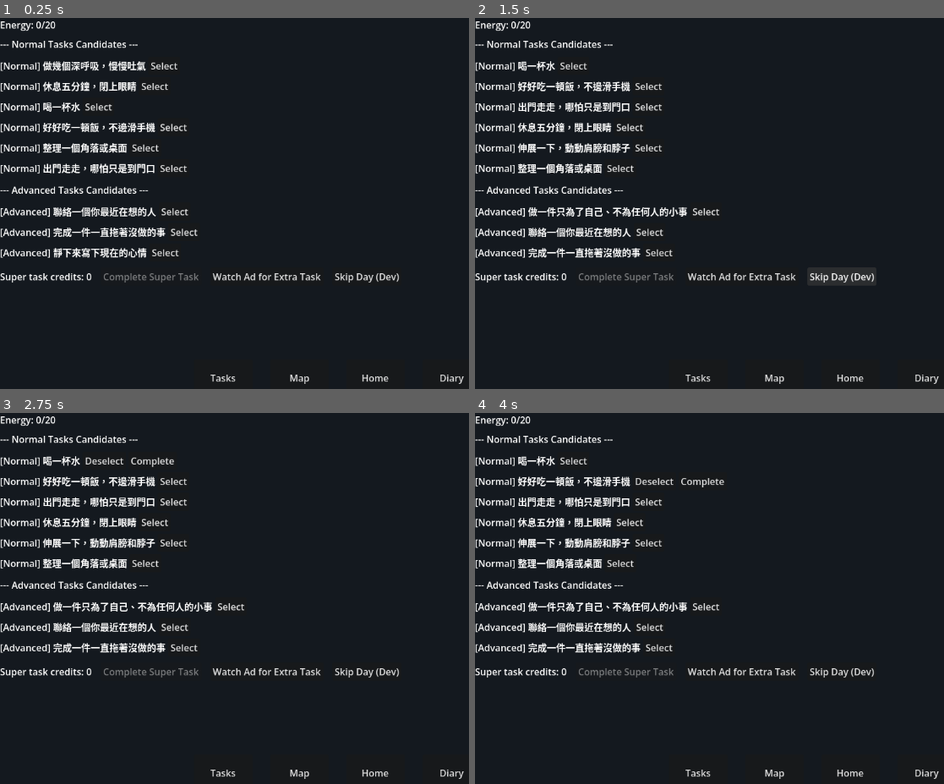
Above: before the commit, frames 1-4 (two rows, left to right).
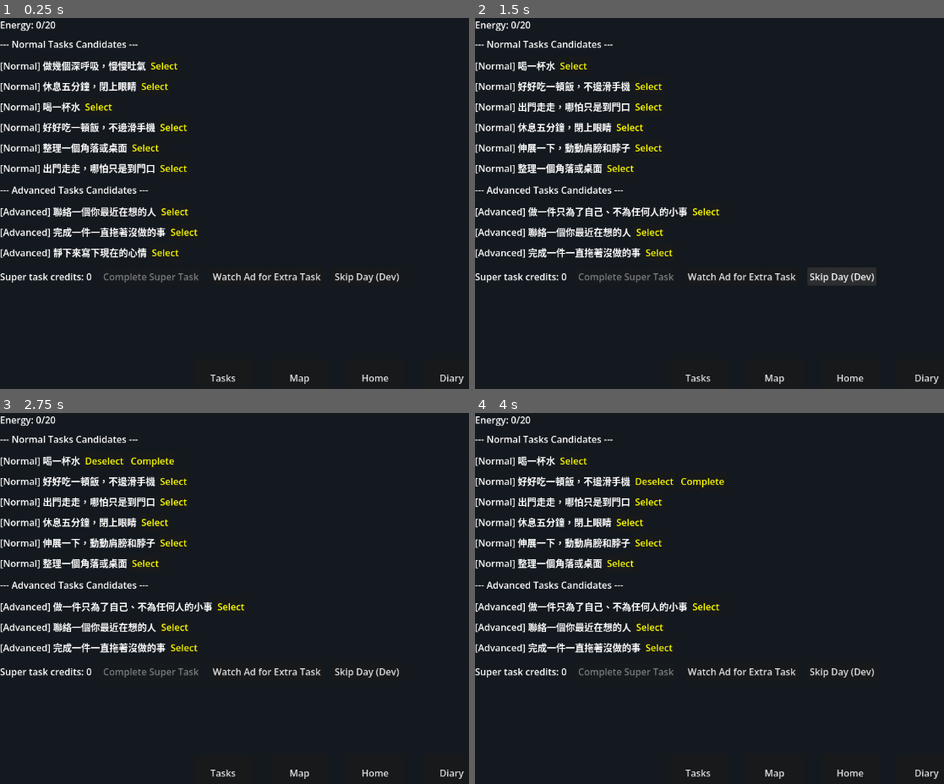
Above: after the commit, the same moments.

Repository: shellpig/Sparkote
Game: Godot game, scene res://scenes/main.tscn
Two runs of this game, one before a commit and one after it. Both use one fixed random seed, a clock stepped at 60 frames per second and the inputs below.
Inputs:
- Up to frame 1 (0.25 s): no input
- Up to frame 2 (1.5 s): click "Skip Day (Dev)" at 0.5 s; click "Skip Day (Dev)" at 1.25 s
- Up to frame 3 (2.75 s): click "Select" at 2 s
- Up to frame 4 (4 s): click "Deselect" at 2.75 s; click "Select" at 3.5 s

The runs differ from the first frame. In frame 1, 0.6% of the frame differs, in the area x 18-43%, y 11-65%; in frame 2, 0.6%; in frame 3, 0.7%, in the area x 18-53%, y 11-65%; in frame 4, 0.7%.

Commit message:
Fix task button text color to yellow and resolve map loading hang

Diff:
--- a/project.godot
+++ b/project.godot
@@ -29,7 +29,6 @@
 HomeSystem="*res://scripts/systems/home_system.gd"
 ResourcePoint="*res://scripts/systems/resource_point.gd"
 
-
 [editor_plugins]
 
 enabled=PackedStringArray("res://addons/gut/plugin.cfg")
--- a/scripts/systems/exploration.gd
+++ b/scripts/systems/exploration.gd
@@ -3,9 +3,12 @@
 var current_map_id: String = ""
 
 func _ready() -> void:
-	# If no maps are unlocked, unlock "map_1" as the starting map
+	# If no maps are unlocked, unlock the correct starting map
 	if GameState.unlocked_maps.is_empty():
-		unlock_map("map_1")
+		if not Content.get_map("map_taichi_start").is_empty():
+			unlock_map("map_taichi_start")
+		else:
+			unlock_map("map_1")
 
 	# Set default current map
 	if current_map_id.is_empty() and not GameState.unlocked_maps.is_empty():
@@ -130,6 +133,9 @@
 		current_map_id = map_id
 
 func get_current_map() -> String:
+	if current_map_id.is_empty() or not GameState.is_map_unlocked(current_map_id):
+		if not GameState.unlocked_maps.is_empty():
+			current_map_id = GameState.unlocked_maps[0]
 	return current_map_id
 
 func get_map_view(map_id: String) -> Dictionary:
--- a/scripts/ui/task_page.gd
+++ b/scripts/ui/task_page.gd
@@ -74,6 +74,10 @@
 		if not is_completed:
 			var select_btn = Button.new()
 			select_btn.text = "Deselect" if is_selected else "Select"
+			select_btn.add_theme_color_override("font_color", Color.YELLOW)
+			select_btn.add_theme_color_override("font_hover_color", Color.YELLOW)
+			select_btn.add_theme_color_override("font_pressed_color", Color.YELLOW)
+			select_btn.add_theme_color_override("font_focus_color", Color.YELLOW)
 			select_btn.pressed.connect(func():
 				if is_selected:
 					GameState.unchoose_task(task_id, false)
@@ -85,6 +89,10 @@
 			if is_selected:
 				var complete_btn = Button.new()
 				complete_btn.text = "Complete"
+				complete_btn.add_theme_color_override("font_color", Color.YELLOW)
+				complete_btn.add_theme_color_override("font_hover_color", Color.YELLOW)
+				complete_btn.add_theme_color_override("font_pressed_color", Color.YELLOW)
+				complete_btn.add_theme_color_override("font_focus_color", Color.YELLOW)
 				complete_btn.pressed.connect(func():
 					TaskSystem.complete_task(task_id)
 				)
@@ -112,6 +120,10 @@
 		if not is_completed:
 			var select_btn = Button.new()
 			select_btn.text = "Deselect" if is_selected else "Select"
+			select_btn.add_theme_color_override("font_color", Color.YELLOW)
+			select_btn.add_theme_color_override("font_hover_color", Color.YELLOW)
+			select_btn.add_theme_color_override("font_pressed_color", Color.YELLOW)
+			select_btn.add_theme_color_override("font_focus_color", Color.YELLOW)
 			select_btn.pressed.connect(func():
 				if is_selected:
 					# Extra advanced can't be deselected in first version or can be? Let's allow unchoose
@@ -133,6 +145,10 @@
 			if is_selected:
 				var complete_btn = Button.new()
 				complete_btn.text = "Complete"
+				complete_btn.add_theme_color_override("font_color", Color.YELLOW)
+				complete_btn.add_theme_color_override("font_hover_color", Color.YELLOW)
+				complete_btn.add_theme_color_override("font_pressed_color", Color.YELLOW)
+				complete_btn.add_theme_color_override("font_focus_color", Color.YELLOW)
 				complete_btn.pressed.connect(func():
 					TaskSystem.complete_task(task_id)
 				)
